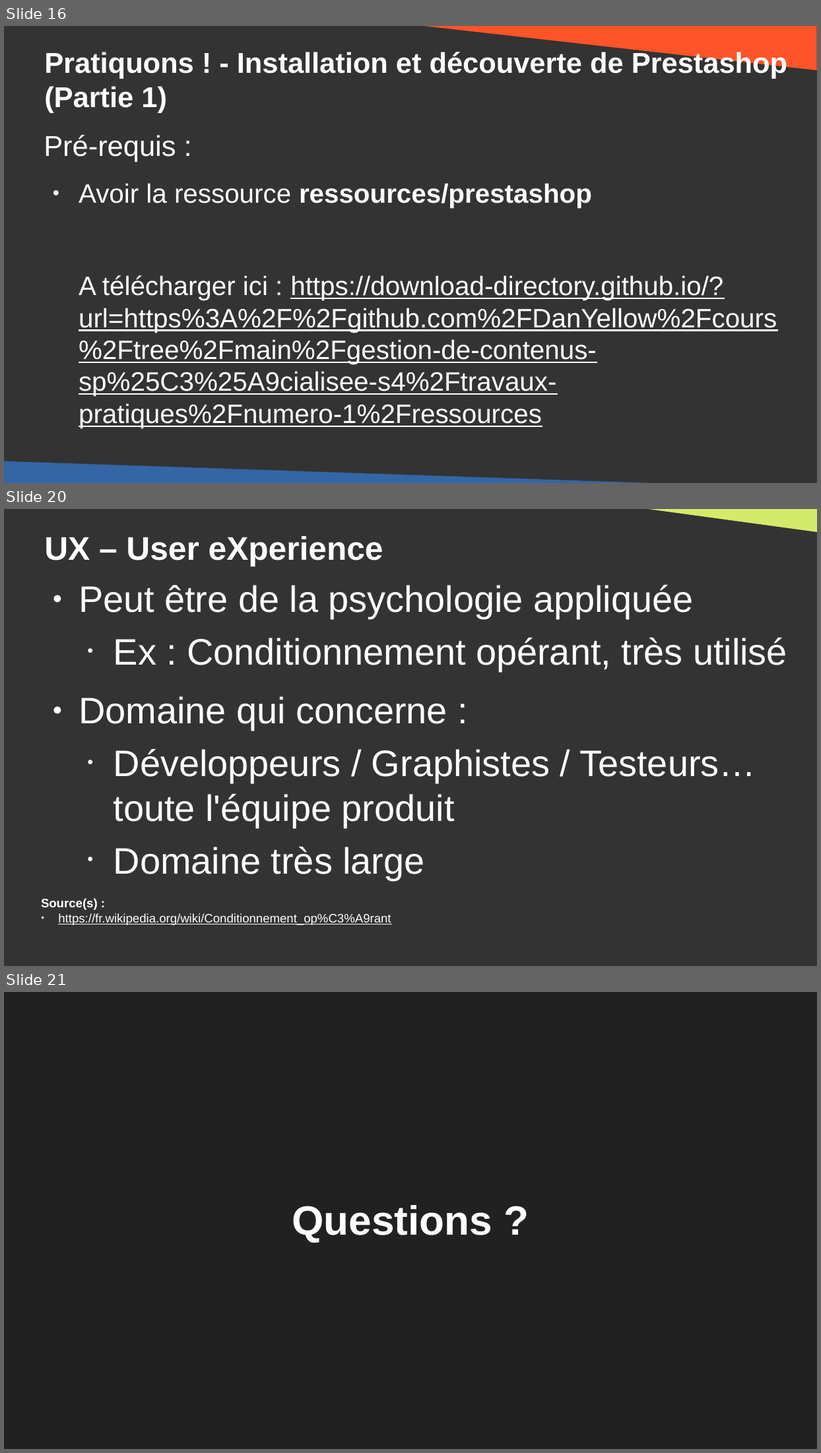
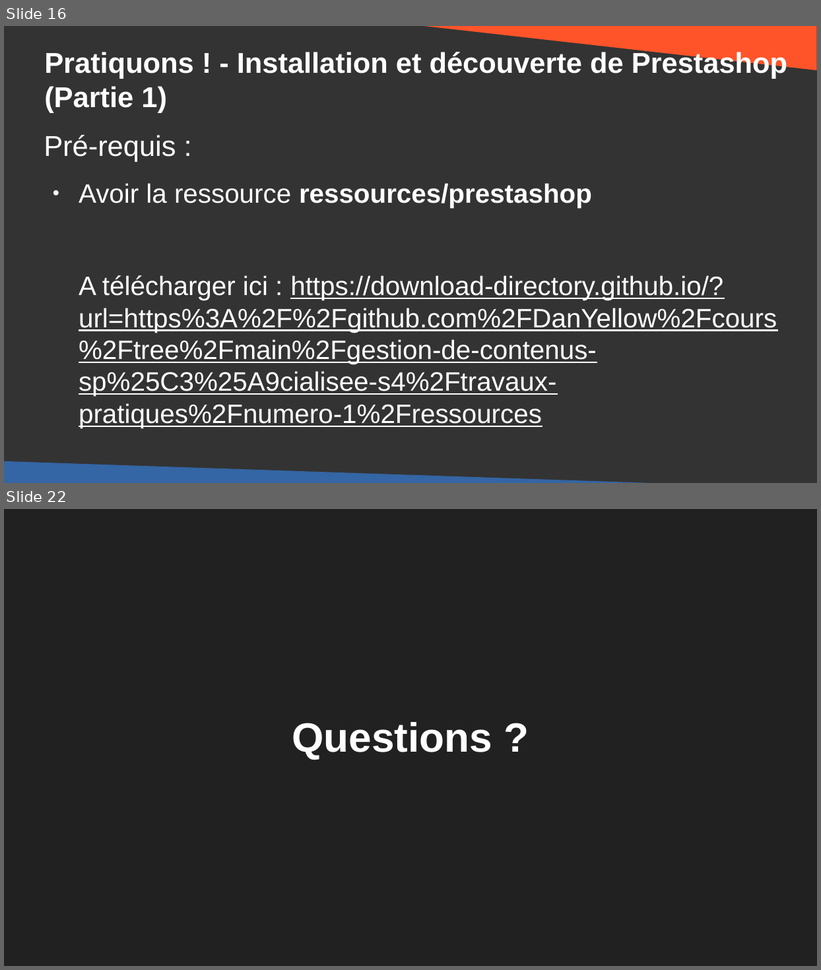
Before and after one commit to DanYellow/cours, a slide deck: gestion-de-contenus-specialisee-s4/travaux-pratiques/numero-1/presentation.odp. Shown one above the other, each under a label of ours: slides 16, 20 and 21 before the commit, slides 16 and 22 after it; the slides between them are not shown. The pictures are 821x1453 and 821x970 pixels, drawn with LibreOffice and Linux fonts; fonts in the diff are those of the drawing. Boxes give left, top, right and bottom in pixels: in the first picture for what was removed or moved away, otherwise in the second. Text is boxed around its words. In the diff, an @@ line names an element or a change of style, - is before the commit and + after.

```diff
--- a/gestion-de-contenus-specialisee-s4/travaux-pratiques/numero-1/presentation.odp
+++ b/gestion-de-contenus-specialisee-s4/travaux-pratiques/numero-1/presentation.odp
@@ slide 20 removed at (4,509,817,966), background #333333 @@
@@ right triangle removed at (625,509,817,532) @@
@@ title removed at (44,536,384,566) @@
-UX – User eXperience
@@ text removed at (79,585,787,881) @@
-● Peut être de la psychologie appliquée
-  • Ex : Conditionnement opérant, très utilisé
-● Domaine qui concerne :
-  • Développeurs / Graphistes / Testeurs… toute l'équipe produit
-  • Domaine très large
@@ text removed at (41,898,391,925) @@
-Source(s) :
-● https://fr.wikipedia.org/wiki/Conditionnement_op%C3%A9rant
@@ what was slide 21 is now slide 22 @@
```
Also in this commit, not shown: 8 slides changed, 2 slides added, 4 other files.
